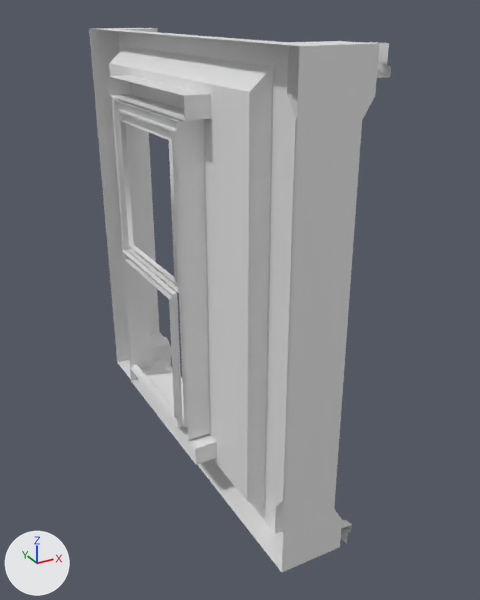
The FBX model Pitch_Prototype/Assets/Prefabs/Blockout Prefabs/ModularBuilding/Window.fbx: old version first, new version second.
Both versions are drawn from a camera (50 mm lens) standing at (-5.65, -13.5, 5.5) and looking at (1.31, -0.86, -0.82). The lights are fixed; the arrows at lower left show +X, +Y and +Z. Where no turn or scale is listed for an object, it has been applied to the vertices.

Objects in the first picture: 'Window'.
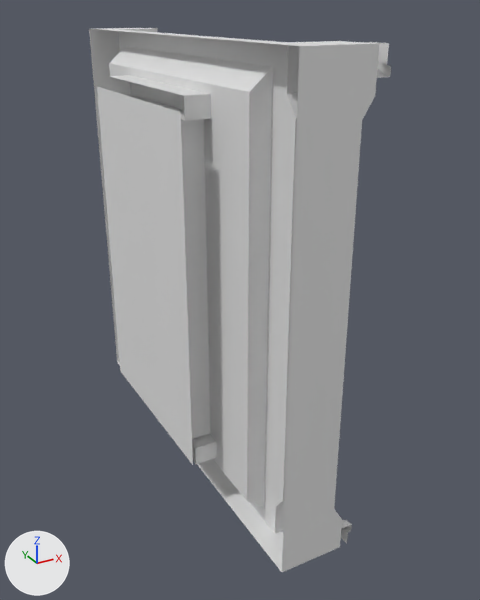
The newer file is also turned or shifted as a whole; pictures and numbers use the older file's frame.

Pixel boxes (x1, y1, x2, y2) of what changed, in the pictures (480 x 600 px):
part 1 of me_plane_001, added: after (97, 87, 193, 465)

The change, as a diff of the scene's bpy script:
```diff
--- a/Pitch_Prototype/Assets/Prefabs/Blockout Prefabs/ModularBuilding/Window.fbx.py
+++ b/Pitch_Prototype/Assets/Prefabs/Blockout Prefabs/ModularBuilding/Window.fbx.py
@@ me_plane_001 @@
 me_plane_001.from_pydata(...)  # 284 vertices, 232 faces; spans x -0.71..1.73, y -5.0..5.0, z -5.0..5.0
 # used by ob_window; location = (0.0, 0.0, 0.0)
 # verts and faces of me_plane_001; kept vertices keep their numbers, new ones are numbered from 284
+# me_plane_001 part 1
+verts[284] = (-0.73, -2.39, 3.82)  # pixel (180, 111)
+verts[285] = (-0.73, -2.39, -3.82)  # pixel (192, 465)
+verts[286] = (-0.73, 2.39, 3.82)  # pixel (96, 86)
+verts[287] = (-0.73, 2.39, -3.82)  # pixel (120, 371)
+faces += [(284, 285, 287, 286)]
 me_plane_001.materials.append(mat_wall)
```
